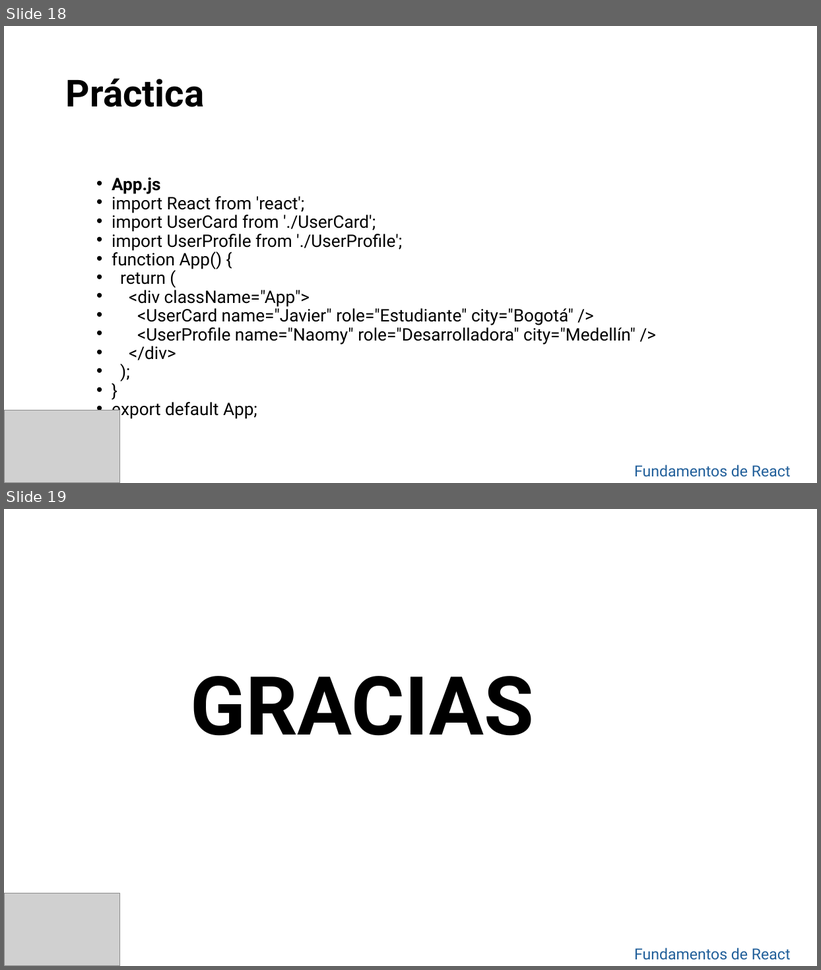
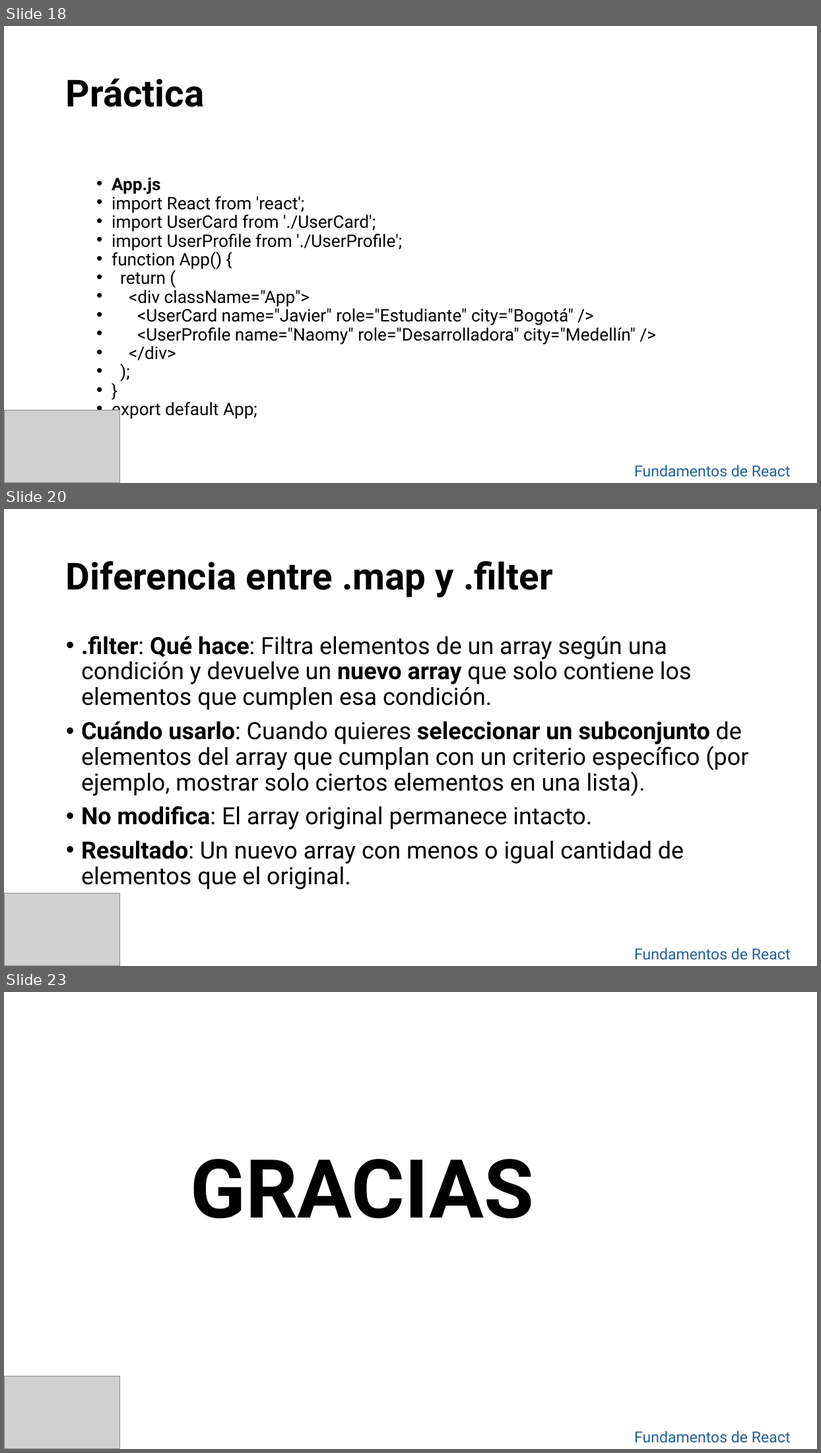
Before and after one commit to jompy31/Curso_react_2025, a slide deck: Clase 3.pptx. Shown one above the other, each under a label of ours: slides 18 and 19 before the commit, slides 18, 20 and 23 after it; the slides between them are not shown. The pictures are 821x970 and 821x1453 pixels, drawn with LibreOffice and Linux fonts; fonts in the diff are those of the drawing; grey boxes stand for pictures; background and template pictures are left out. Boxes give left, top, right and bottom in pixels: in the first picture for what was removed or moved away, otherwise in the second. Text is boxed around its words. In the diff, an @@ line names an element or a change of style, - is before the commit and + after.

```diff
--- a/Clase 3.pptx
+++ b/Clase 3.pptx
@@ slide 20 added at (4,509,817,966), background picture (left out) @@
@@ title added at (66,561,553,597), 44 pt, text #000000, bold @@
+Diferencia entre .map y .filter
@@ text added at (81,636,748,890), 28 pt, text #000000 @@
+• .filter: Qué hace: Filtra elementos de un array según una condición y devuelve un nuevo array que solo contiene los elementos que cumplen esa condición.
+• Cuándo usarlo: Cuando quieres seleccionar un subconjunto de elementos del array que cumplan con un criterio específico (por ejemplo, mostrar solo ciertos elementos en una lista).
+• No modifica: El array original permanece intacto.
+• Resultado: Un nuevo array con menos o igual cantidad de elementos que el original.
@@ picture added at (4,893,120,966) @@
@@ text added at (634,948,791,960), 18 pt, text #215F9A @@
+Fundamentos de React
@@ what was slide 19 is now slide 23 @@
```
Also in this commit, not shown: 3 other slides added, 45 other files.
